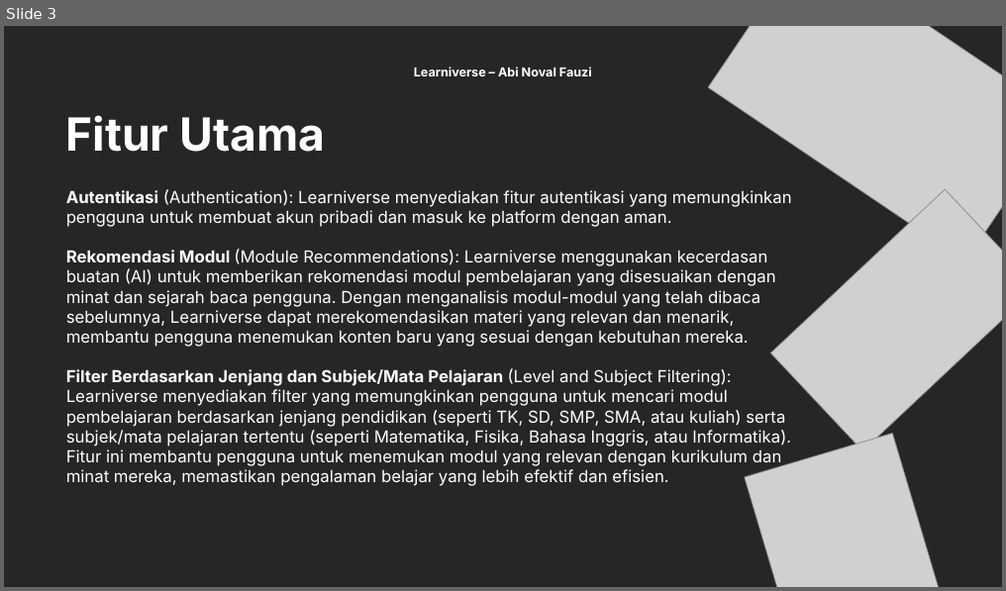
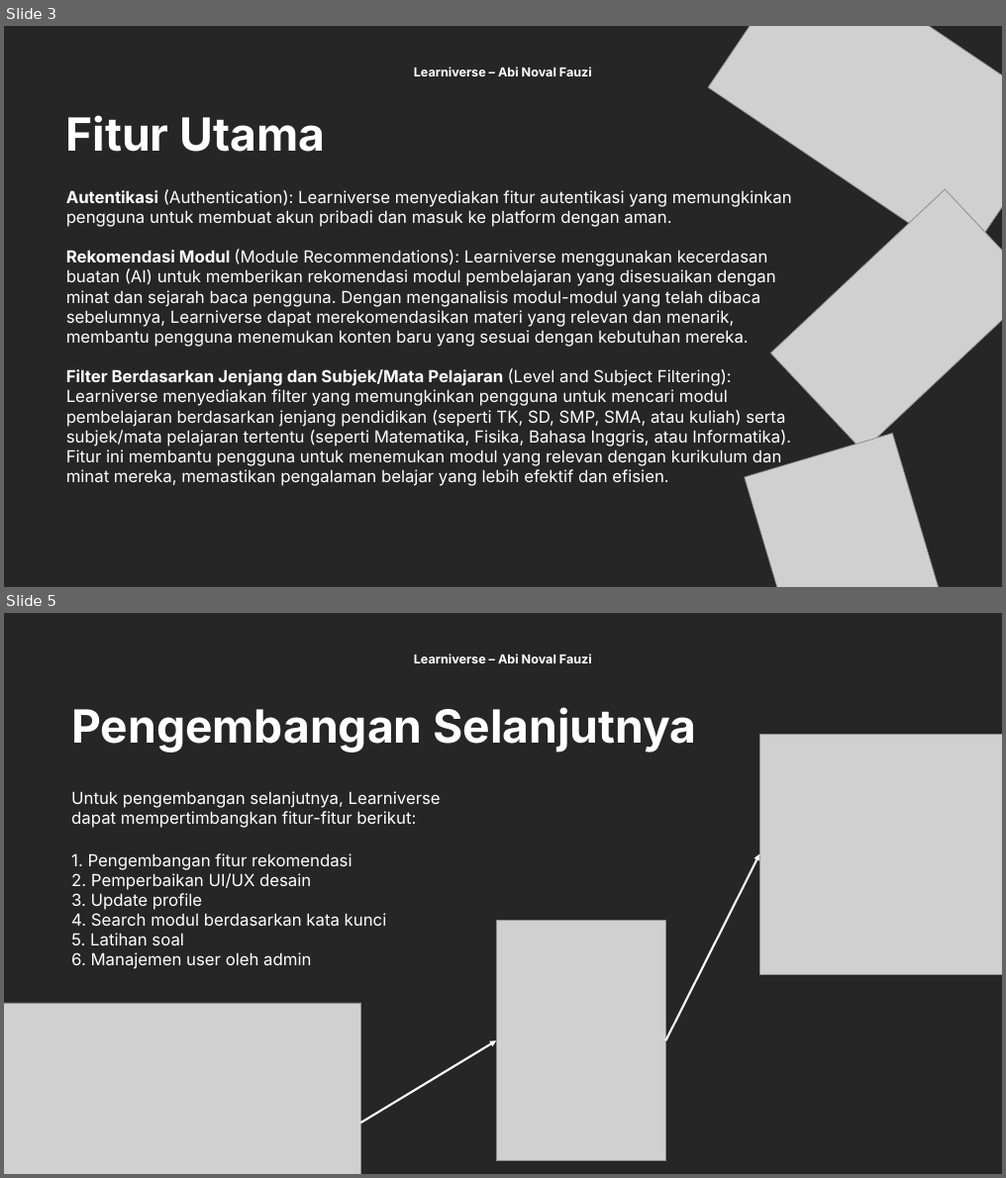
Before and after one commit to kimmyxpow/learniverse, a slide deck: PPT.pptx. Shown one above the other, each under a label of ours: slide 3 before the commit, slides 3 and 5 after it; the slides between them are not shown. The pictures are 1006x591 and 1006x1178 pixels, drawn with LibreOffice and Linux fonts; fonts in the diff are those of the drawing; grey boxes stand for pictures; background and template pictures are left out. Boxes give left, top, right and bottom in pixels: in the first picture for what was removed or moved away, otherwise in the second. Text is boxed around its words. In the diff, an @@ line names an element or a change of style, - is before the commit and + after.

```diff
--- a/PPT.pptx
+++ b/PPT.pptx
@@ slide 5 added at bbox=[4, 613, 1002, 1174], background #262626 @@
@@ text added at bbox=[414, 654, 592, 663], 12 pt, text #FFFFFF, bold @@
+Learniverse – Abi Noval Fauzi
@@ text added at bbox=[71, 707, 697, 753], 44 pt, text #FFFFFF, bold @@
+Pengembangan Selanjutnya
@@ picture added at bbox=[760, 735, 1002, 974] @@
@@ text added at bbox=[71, 791, 441, 828], 16 pt, text #FFFFFF @@
+Untuk pengembangan selanjutnya, Learniverse dapat mempertimbangkan fitur-fitur berikut:
@@ text added at bbox=[71, 854, 387, 969], 16 pt, text #FFFFFF @@
+1. Pengembangan fitur rekomendasi
+2. Pemperbaikan UI/UX desain
+3. Update profile
+4. Search modul berdasarkan kata kunci
+5. Latihan soal
+6. Manajemen user oleh admin
@@ arrow added from (665, 1042) to (760, 854), #FFFFFF 2 pt @@
@@ picture added at bbox=[497, 921, 665, 1161] @@
@@ picture added at bbox=[4, 1003, 361, 1174] @@
@@ arrow added from (361, 1123) to (497, 1042), #FFFFFF 2 pt @@
```
Also in this commit, not shown: 1 slide changed, 1 slide removed.
